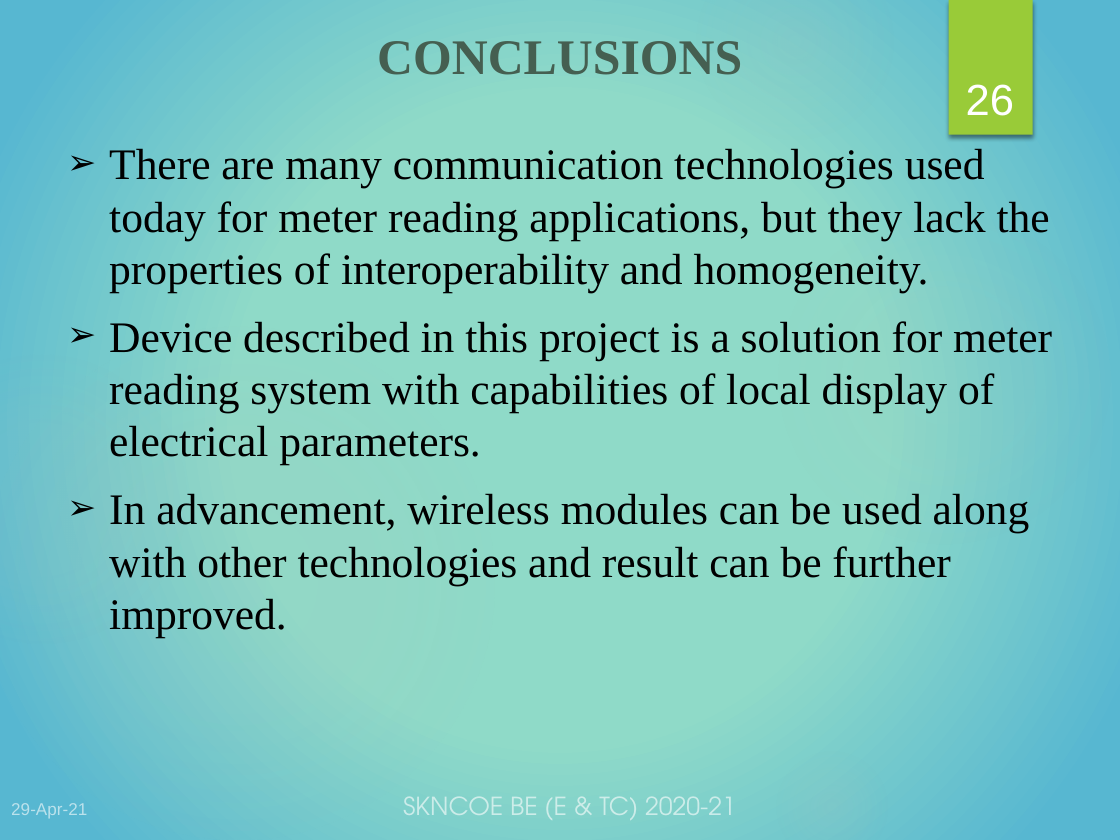
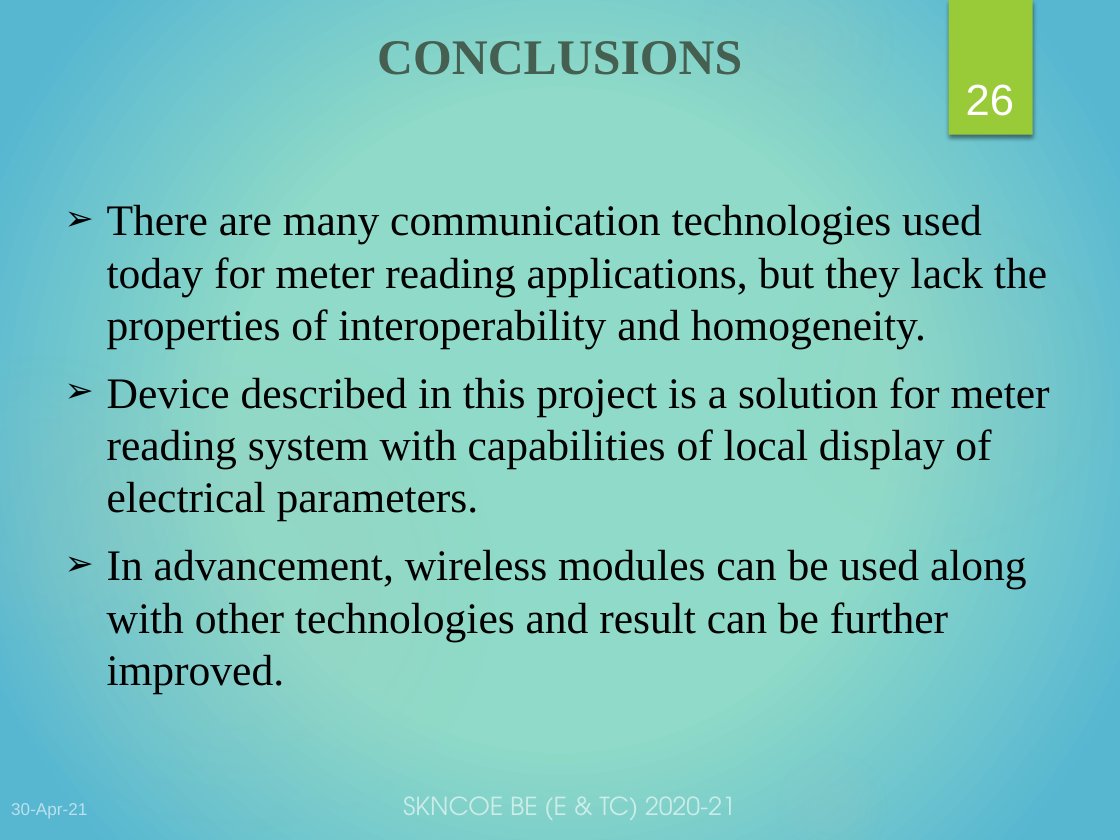
Before and after one commit to WorkWithSoham/Optical_Port_Data_Communication, a slide deck: slide 26 of FINAL OpticalPort-DataCommunication.pptx. Drawn at 1120x840 pixels with LibreOffice and Linux fonts; fonts in the diff are those of the drawing. Boxes give left, top, right and bottom in pixels: in the first picture for what was removed or moved away, otherwise in the second. Text is boxed around its words. In the diff, an @@ line names an element or a change of style, - is before the commit and + after.

```diff
--- a/FINAL OpticalPort-DataCommunication.pptx
+++ b/FINAL OpticalPort-DataCommunication.pptx
@@ text "There are many communication technologies ...": place and size @@
-text "There are many communication technologies ..." at bbox=[109, 148, 1052, 638]
+text "There are many communication technologies ..." at bbox=[107, 204, 1050, 694]
@@ text at bbox=[11, 803, 87, 819]: text changed @@
-29-Apr-21
+30-Apr-21
```
Also in this commit, not shown: 29 other slides changed.
